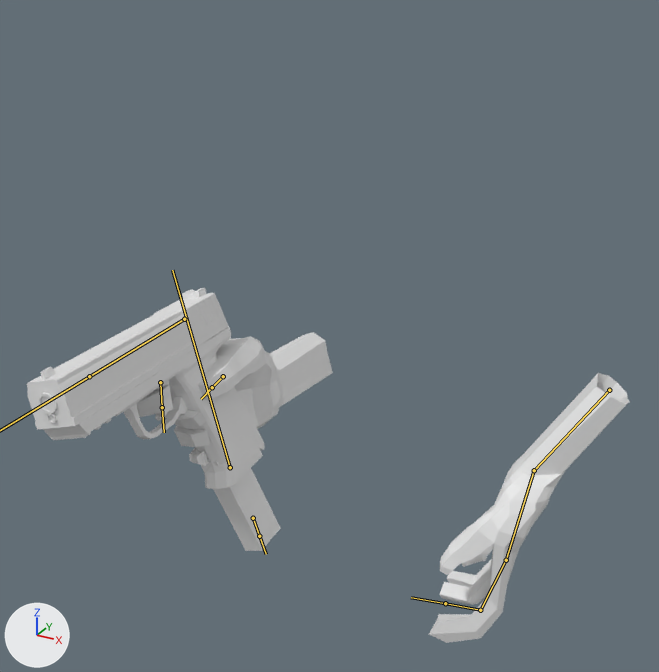
Two versions of the FBX model Assets/MyWeapons/SmithWesson.fbx, one commit apart.
The view is the same before and after, from a camera (50 mm lens) standing at (0.825, -1.091, 0.702) and looking at (0.165, 0.108, 0.102). The axes (+X, +Y, +Z) are drawn at lower left. The lights are the same throughout. Both versions are drawn at frame 32 of the action 'SmithWesson|Reload'; the numbers are the values there. The bones that bend it are drawn over the model as lines.

The first picture shows 'SmithWesson.1', 'SmithWesson.2', 'SmithWesson.3', 'SmithWesson.4'.
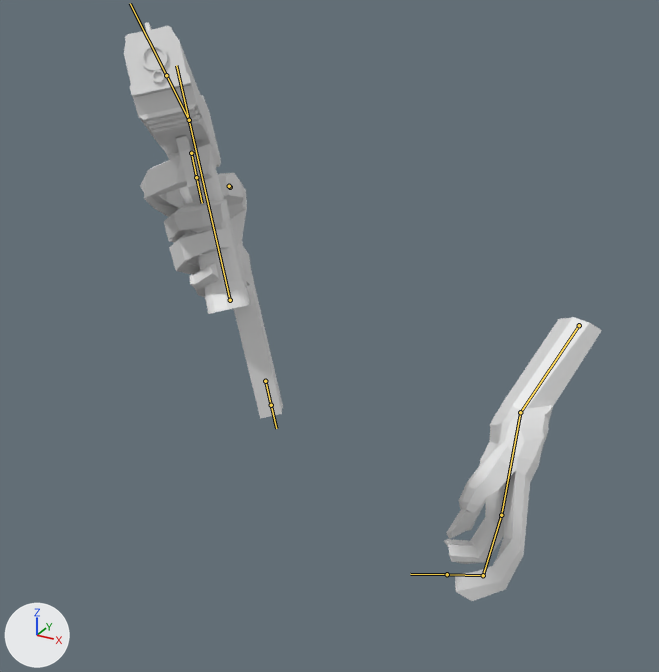
What differs and where, as boxes (x1, y1, x2, y2) in the pictures (659 x 672 px):
'SmithWesson.4', posed (9% narrower, 47% taller)
    before: (124, 332, 630, 643)
    after: (140, 143, 602, 601)
'SmithWesson.2', posed (52% narrower, 8% shorter)
    before: (27, 288, 231, 440)
    after: (124, 22, 221, 161)
'SmithWesson.1', posed (27% narrower, 31% taller)
    before: (124, 336, 281, 551)
    after: (168, 136, 283, 419)
'SmithWesson.3', posed
    before: (40, 380, 169, 422)
    after: (144, 47, 203, 188)
bone 'Bone', root to tip
    before: (230, 467) to (172, 270)
    after: (230, 300) to (176, 65)
bone 'Magazine', root to tip
    before: (253, 518) to (259, 536)
    after: (265, 381) to (271, 405)
bone 'L.Hand1', root to tip
    before: (609, 390) to (534, 470)
    after: (579, 325) to (520, 412)

The change in detail:
Bone 'Bone' (bone_bone) moves from (0.0, 0.27, 0.17) to (0.9, 5.38, 1.09).
Bone 'Bone' (bone_bone) turns from (-1, 7, 16) to (-15, 35, 13) degrees about its own x, y and z.
Bone 'Magazine' (bone_magazine) moves from (-0.12, 2.47, 0.11) to (0.33, 2.76, 0.46).
Bone 'L.Hand1' (bone_l_hand1) moves from (-2.2, 1.12, -5.46) to (-1.55, 2.79, -4.85).
